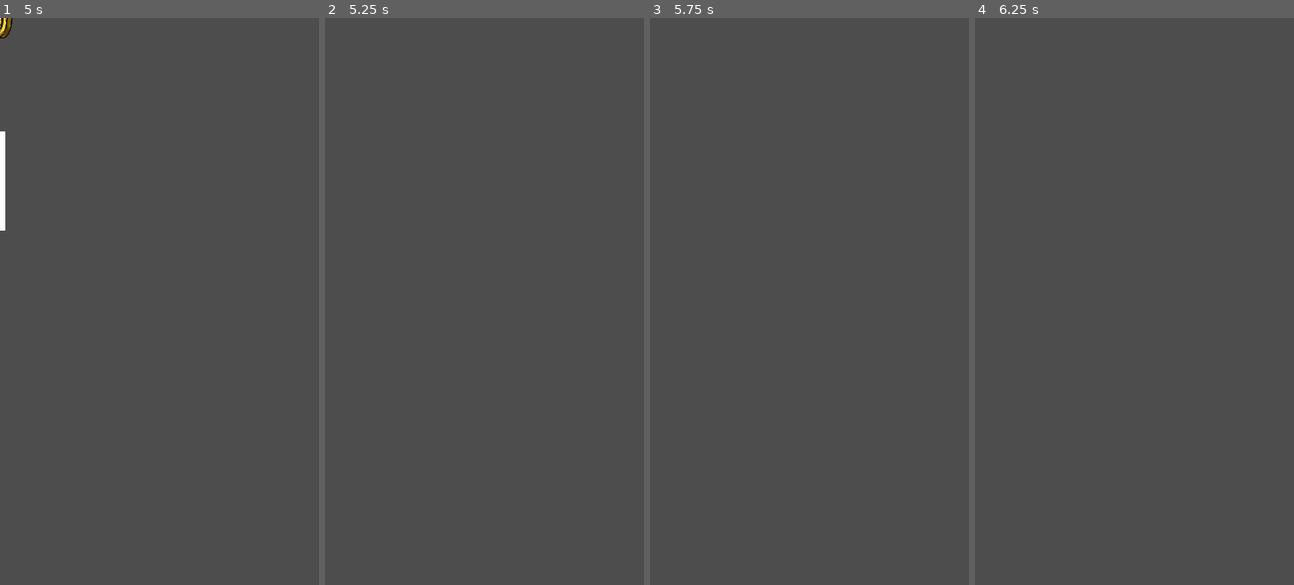
Above: before the commit, frames 1-4 (left to right).
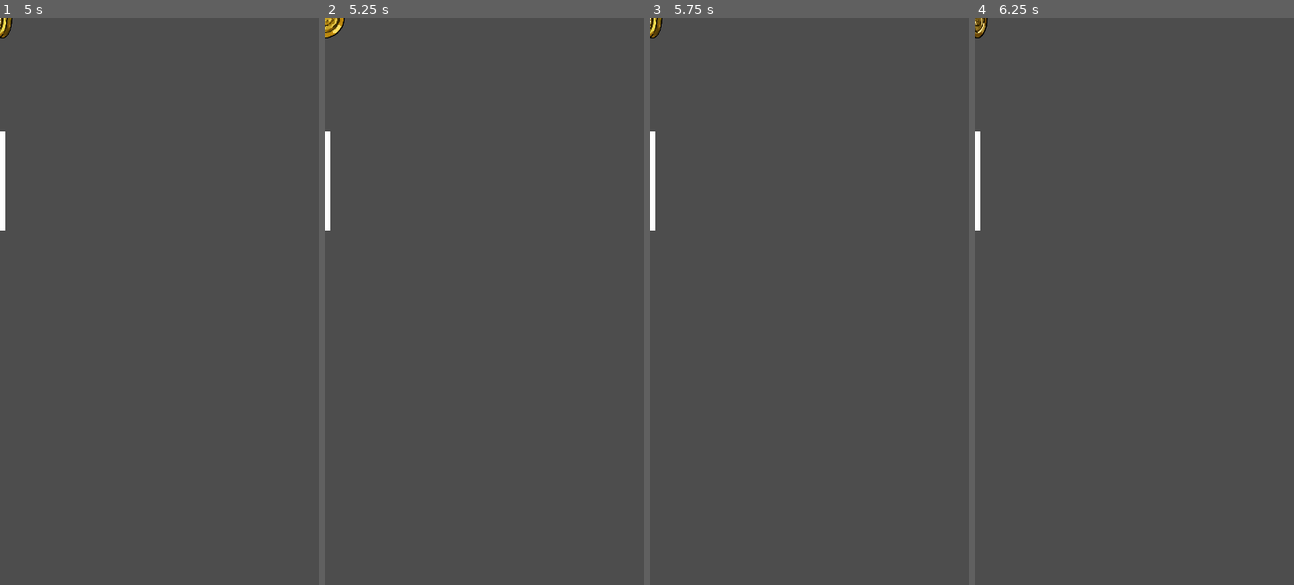
Above: after the commit, the same moments.

Repository: kamikoloss/gabsurf
Game: Godot game, scene res://scenes/gate.tscn
Same seed, same stepped clock (60 frames per second), same inputs: the game is played once before the commit and once after it. This scene is started directly instead of the project's main scene.
Inputs:
- Up to frame 1 (5 s): tap Enter at 0.5, 0.6, 1.35, 2.1, 2.85, 3.6, 4.35 s; tap Space at 0.77, 1.52, 3.02, 3.77, 4.52 s
- Up to frame 2 (5.25 s): tap Enter at 5.1 s
- Up to frame 3 (5.75 s): no input
- Up to frame 4 (6.25 s): tap Enter at 5.85 s; tap Space at 6.02 s

Frame 1 is identical in both runs. In frame 2, 0.5% of the frame differs, in the area x 0-7%, y 0-38%; in frame 3, 0.4%; in frame 4, 0.4%.

Commit message:
自ら破壊を ScreenOut の exit で判定するようにした

Diff:
--- a/scenes/enemy.gd
+++ b/scenes/enemy.gd
@@ -5,21 +5,23 @@
 @onready var _sprite = $AnimatedSprite2D
 
 # Variables
+var is_active = false
 var is_dead = false
 var speed = 50 # 飛行速度 (px/s)
 
-var _dead_velocity = Vector2.ZERO
+var _dead_velocity = Vector2.ZERO # 死んだときの落下速度
 
 # Constants
-const DESTROY_TIME = 10 # 生まれて何秒後に自身を破壊するか
 const FALL_VELOCITY = Vector2(0, 800) # 落下速度
 const DEAD_VELOCITY = Vector2(400, -400) # 死んだときに吹き飛ぶベクトル
 const DEAD_ROTATION = 20 # 死んだときに回転するスピード
 const DEAD_COLOR = Color(0, 0, 255) # 死んだときになる色
 
 
-func _ready():
-	_destroy()
+func die():
+	is_dead = true
+	_dead_velocity = DEAD_VELOCITY
+	_sprite.modulate = DEAD_COLOR
 
 
 func _process(delta):
@@ -31,14 +33,12 @@
 		rotation += DEAD_ROTATION * delta
 
 
-func die():
-	is_dead = true
-	_dead_velocity = DEAD_VELOCITY
-	_sprite.modulate = DEAD_COLOR
+func _on_area_entered(area):
+	if area.is_in_group("ScreenIn"):
+		is_active = true
 
 
-# 指定秒数後に自身を破壊する
-func _destroy():
-	await get_tree().create_timer(DESTROY_TIME).timeout
-	#print("Enemy is destroyed.")
-	queue_free()
+func _on_area_exited(area):
+	if area.is_in_group("ScreenOut"):
+		#print("Enemy is destroyed.")
+		queue_free()
--- a/scenes/enemy.tscn
+++ b/scenes/enemy.tscn
@@ -28,7 +28,6 @@
 script = ExtResource("1_8q5bn")
 
 [node name="CollisionShape2D" type="CollisionShape2D" parent="."]
-scale = Vector2(1, 1)
 shape = SubResource("CircleShape2D_h7ter")
 
 [node name="AnimatedSprite2D" type="AnimatedSprite2D" parent="."]
@@ -40,3 +39,6 @@
 self_modulate = Color(1, 0, 0, 0.25098)
 scale = Vector2(0.5, 0.5)
 texture = ExtResource("3_tfefr")
+
+[connection signal="area_entered" from="." to="." method="_on_area_entered"]
+[connection signal="area_exited" from="." to="." method="_on_area_exited"]
--- a/scenes/game.gd
+++ b/scenes/game.gd
@@ -17,6 +17,8 @@
 @onready var _hero = $Hero
 @onready var _hero_anti_damage_bar = $Hero/UI/TextureProgressBar
 @onready var _walls = $Walls
+@onready var _screen_in = $ScreenIn
+@onready var _screen_out = $ScreenOut
 @onready var _audio_players = $AudioPlayers
 @onready var _bgm_player = $AudioPlayers/BGM
 @onready var _se_player = $AudioPlayers/SE
@@ -75,8 +77,11 @@
 func _process(delta):
 	# Hero に追随させる
 	if _hero != null:
-		_walls.position.x = _hero.position.x
-		_audio_players.position.x = _hero.position.x
+		var _x_zero = _hero.position.x - 120
+		_walls.position.x = _x_zero
+		_screen_in.position.x = _x_zero
+		_screen_out.position.x = _x_zero
+		_audio_players.position.x = _x_zero
 
 	_process_spawn_gate(delta)
 	_process_spawn_enemy(delta)
--- a/scenes/gate.gd
+++ b/scenes/gate.gd
@@ -5,9 +5,6 @@
 @onready var _gate_top = $Mask/Gates/GateTop
 @onready var _gate_bottom = $Mask/Gates/GateBottom
 @onready var _money = $Mask/Gates/Money
-
-# Constants
-const DESTROY_TIME = 5 # 生まれて何秒後に自身を破壊するか
 
 # Variables
 var gap_diff = 0 # ゲートがデフォルトから何 px 開くか
@@ -24,11 +21,8 @@
 	_gate_bottom.position.y += height_diff
 	_money.position.y += height_diff
 
-	_destroy()
 
-
-# 指定秒数後に自身を破壊する
-func _destroy():
-	await get_tree().create_timer(DESTROY_TIME).timeout
-	#print("Gate is destroyed.")
-	queue_free()
+func _on_area_2d_area_exited(area):
+	if area.is_in_group("ScreenOut"):
+		#print("Wall is destroyed.")
+		queue_free()
--- a/scenes/gate.tscn
+++ b/scenes/gate.tscn
@@ -60,6 +60,9 @@
 [sub_resource type="CircleShape2D" id="CircleShape2D_w74on"]
 radius = 64.0
 
+[sub_resource type="RectangleShape2D" id="RectangleShape2D_6y2dd"]
+size = Vector2(80, 80)
+
 [node name="Gate" type="Node2D"]
 z_index = 20
 script = ExtResource("1_ukssn")
@@ -101,3 +104,10 @@
 
 [node name="CollisionShape2D" type="CollisionShape2D" parent="Mask/Gates/Money"]
 shape = SubResource("CircleShape2D_w74on")
+
+[node name="Area2D" type="Area2D" parent="."]
+
+[node name="CollisionShape2D" type="CollisionShape2D" parent="Area2D"]
+shape = SubResource("RectangleShape2D_6y2dd")
+
+[connection signal="area_exited" from="Area2D" to="." method="_on_area_2d_area_exited"]
--- a/scenes/gear.gd
+++ b/scenes/gear.gd
@@ -37,12 +37,12 @@
 
 # 最初から店に並ぶギアのリストのデフォルト値
 const GEARS_ON_SALE_DEFAULT = [
-	#GearType.ATK,
+	GearType.ATK,
 	#GearType.DEC,
-	#GearType.EXT,
-	#GearType.JET,
-	#GearType.KIL,
-	#GearType.LIF,
+	GearType.EXT,
+	GearType.JET,
+	GearType.KIL,
+	GearType.LIF,
 	GearType.MIS,
 ]
 
--- a/scenes/main.tscn
+++ b/scenes/main.tscn
@@ -82,6 +82,9 @@
 [sub_resource type="RectangleShape2D" id="RectangleShape2D_4c1x3"]
 size = Vector2(256, 256)
 
+[sub_resource type="RectangleShape2D" id="RectangleShape2D_d24ya"]
+size = Vector2(520, 800)
+
 [node name="Main" type="Node"]
 
 [node name="UI" type="Control" parent="."]
@@ -403,7 +406,6 @@
 shape = SubResource("CircleShape2D_oj05t")
 
 [node name="Shoes" type="Area2D" parent="Game/Hero"]
-scale = Vector2(1, 1)
 
 [node name="CollisionShape2D" type="CollisionShape2D" parent="Game/Hero/Shoes"]
 position = Vector2(0, 80)
@@ -414,6 +416,7 @@
 anchors_preset = 0
 
 [node name="Jump" type="Label" parent="Game/Hero/UI"]
+layout_mode = 0
 offset_left = -160.0
 offset_top = -140.0
 offset_right = 160.0
@@ -425,6 +428,7 @@
 vertical_alignment = 1
 
 [node name="TextureProgressBar" type="TextureProgressBar" parent="Game/Hero/UI"]
+layout_mode = 0
 offset_left = -64.0
 offset_top = 110.0
 offset_right = 192.0
@@ -477,6 +481,19 @@
 [node name="CollisionShape2D" type="CollisionShape2D" parent="Game/Walls/WallBottom"]
 shape = SubResource("RectangleShape2D_4c1x3")
 
+[node name="ScreenIn" type="Area2D" parent="Game" groups=["ScreenIn"]]
+visible = false
+
+[node name="CollisionShape2D" type="CollisionShape2D" parent="Game/ScreenIn"]
+position = Vector2(180, 320)
+shape = SubResource("RectangleShape2D_d24ya")
+
+[node name="ScreenOut" type="Area2D" parent="Game" groups=["ScreenOut"]]
+
+[node name="CollisionShape2D" type="CollisionShape2D" parent="Game/ScreenOut"]
+position = Vector2(180, 320)
+shape = SubResource("RectangleShape2D_d24ya")
+
 [node name="AudioPlayers" type="Node2D" parent="Game"]
 
 [node name="BGM" type="AudioStreamPlayer2D" parent="Game/AudioPlayers"]
--- a/scenes/weapon.gd
+++ b/scenes/weapon.gd
@@ -4,27 +4,20 @@
 # Variables
 var speed = 300 # 飛行速度 (px/s)
 
-# Constants
-const DESTROY_TIME = 5 # 生まれて何秒後に自身を破壊するか
-
-
-func _ready():
-	_destroy()
-
 
 func _process(delta):
 	position.x += speed * delta
 
 
-# 指定秒数後に自身を破壊する
-func _destroy():
-	await get_tree().create_timer(DESTROY_TIME).timeout
-	#print("Weaspon is destroyed.")
-	queue_free()
+func _on_area_entered(area):
+	if area.is_in_group("Enemy"):
+		if area.is_active:
+			print("Weapon kills enemy.")
+			area.die() # area = enemy
+			Global.hero_kills_enemy.emit()
 
 
-func _on_area_entered(area):
-	if area.is_in_group("Enemy"):
-		print("Weapon kills enemy.")
-		area.die() # area = enemy
-		Global.hero_kills_enemy.emit()
+func _on_area_exited(area):
+	if area.is_in_group("ScreenOut"):
+		#print("Weaspon is destroyed.")
+		queue_free()
--- a/scenes/weapon.tscn
+++ b/scenes/weapon.tscn
@@ -18,3 +18,4 @@
 texture = ExtResource("1_uuijb")
 
 [connection signal="area_entered" from="." to="." method="_on_area_entered"]
+[connection signal="area_exited" from="." to="." method="_on_area_exited"]
Not shown: 1 places in scenes/gate.tscn that only renumber resources
Not shown: 1 places in scenes/main.tscn that only renumber resources
